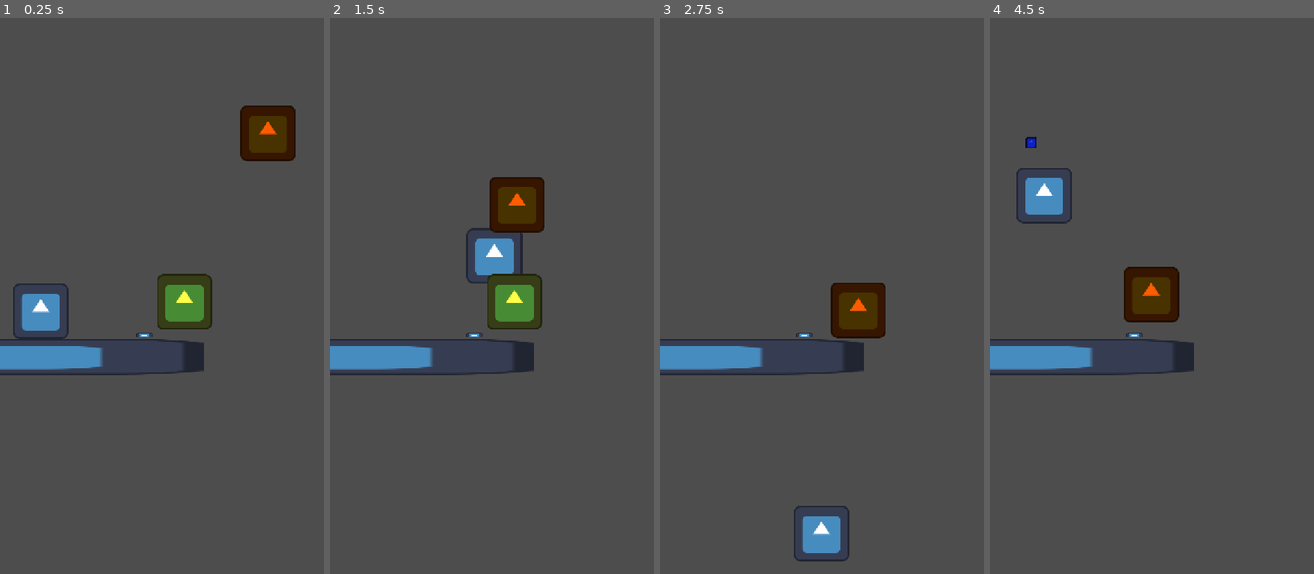
Above: before the commit, frames 1-4 (left to right).
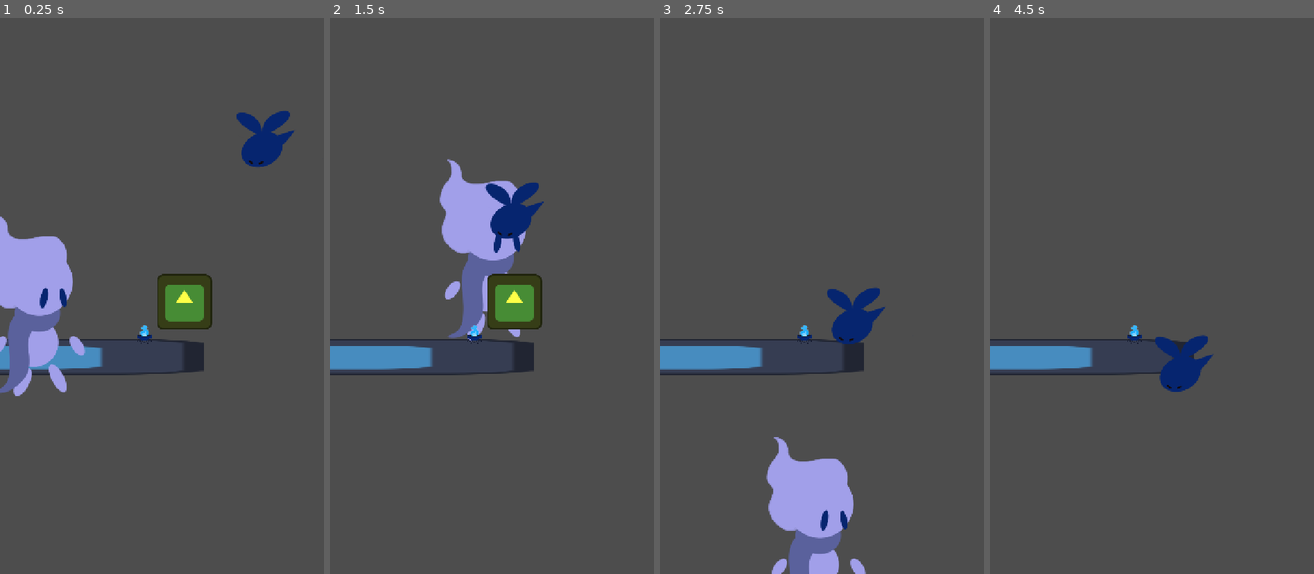
Above: after the commit, the same moments.

Repository: Ginaries/WISP
Game: Godot game, scene res://Scena/Cueva 1/cueva_1.tscn
Two runs of this game, one before a commit and one after it. Both use one fixed random seed, a clock stepped at 60 frames per second and the inputs below. The project has no main scene, so this scene is started directly. The engine's default icon, where the game draws it, is replaced by a stand-in: a white triangle on a blue panel in a dark square.
Inputs:
- Up to frame 1 (0.25 s): no input
- Up to frame 2 (1.5 s): hold Keypad 1 (1) 0.53-1.28 s; hold Right (ui_right) from 0.53 s (still down); tap Up (ui_up) at 0.77 s; tap Keypad 2 (2) at 0.8, 1.35 s
- Up to frame 3 (2.75 s): tap Up (ui_up) at 1.52 s; tap Keypad 1 (1) at 1.55 s; release Right (ui_right) at 2.03 s; hold Left (ui_left) from 2.03 s (still down); hold Keypad 1 (1) from 2.03 s (still down); tap Keypad 2 (2) at 2.3 s
- Up to frame 4 (4.5 s): release Left (ui_left) at 2.78 s; release Keypad 1 (1) at 2.78 s; hold Right (ui_right) 2.78-4.28 s; tap Keypad 2 (2) at 2.85 s; tap Up (ui_up) at 3.02, 3.77 s; tap Keypad 1 (1) at 3.05 s; hold Keypad 2 (2) 3.53-4.28 s; tap E (Interactuar) at 3.6 s; hold Left (ui_left) from 4.28 s (still down); tap Q (atacar) at 4.35 s

The runs differ from the first frame. In frame 1, 6.9% of the frame differs, in the area x 0-92%, y 15-68%; in frame 2, 5.6%; in frame 3, 6.5%; in frame 4, 3.9%.
Error after the commit: Invalid access to property or key 'scale' on a base object of type 'null instance'. (res://Script/Player/player.gd:79)

Commit message:
Primer intento de Assets

Diff:
--- /dev/null
+++ b/Scena/Enemigos/Pincho.tscn
@@ -0,0 +1,78 @@
+[gd_scene load_steps=14 format=3 uid="uid://kn7lu5j6d3d1"]
+
+[ext_resource type="Script" uid="uid://dmh0pc2maj3h2" path="res://Script/Enemigo/Avispa.gd" id="1_e1xni"]
+[ext_resource type="Texture2D" uid="uid://dtqxwfsabii3c" path="res://Assets - WISP/animación pincho-enemigo/fotograma0000.png" id="2_uh0ek"]
+[ext_resource type="Texture2D" uid="uid://bpcmo187e4a34" path="res://Assets - WISP/animación pincho-enemigo/fotograma0001.png" id="3_kjrck"]
+[ext_resource type="Texture2D" uid="uid://830egjsnnvxh" path="res://Assets - WISP/animación pincho-enemigo/fotograma0002.png" id="4_d3xt3"]
+[ext_resource type="Texture2D" uid="uid://roaf4batyym1" path="res://Assets - WISP/animación pincho-enemigo/fotograma0003.png" id="5_bua6f"]
+[ext_resource type="Texture2D" uid="uid://l8mqsb40kao7" path="res://Assets - WISP/animación pincho-enemigo/fotograma0004.png" id="6_e1xni"]
+[ext_resource type="Texture2D" uid="uid://dvp8wjma4c0bm" path="res://Assets - WISP/animación pincho-enemigo/fotograma0005.png" id="7_klipe"]
+[ext_resource type="Texture2D" uid="uid://dfdnmj17re45m" path="res://Assets - WISP/animación pincho-enemigo/fotograma0006.png" id="8_nfveq"]
+[ext_resource type="Texture2D" uid="uid://b8kbs8ooij3h2" path="res://Assets - WISP/animación pincho-enemigo/fotograma0007.png" id="9_tmx3a"]
+[ext_resource type="Texture2D" uid="uid://b1p2yoworsjqc" path="res://Assets - WISP/animación pincho-enemigo/fotograma0008.png" id="10_qrjl2"]
+
+[sub_resource type="CircleShape2D" id="CircleShape2D_6pwgp"]
+radius = 74.00676
+
+[sub_resource type="SpriteFrames" id="SpriteFrames_1r1y7"]
+animations = [{
+"frames": [{
+"duration": 1.0,
+"texture": ExtResource("2_uh0ek")
+}, {
+"duration": 1.0,
+"texture": ExtResource("3_kjrck")
+}, {
+"duration": 1.0,
+"texture": ExtResource("4_d3xt3")
+}, {
+"duration": 1.0,
+"texture": ExtResource("5_bua6f")
+}, {
+"duration": 1.0,
+"texture": ExtResource("6_e1xni")
+}, {
+"duration": 1.0,
+"texture": ExtResource("7_klipe")
+}, {
+"duration": 1.0,
+"texture": ExtResource("8_nfveq")
+}, {
+"duration": 1.0,
+"texture": ExtResource("9_tmx3a")
+}, {
+"duration": 1.0,
+"texture": ExtResource("10_qrjl2")
+}],
+"loop": true,
+"name": &"default",
+"speed": 5.0
+}]
+
+[sub_resource type="CircleShape2D" id="CircleShape2D_yukhv"]
+radius = 56.0357
+
+[node name="Avispa" type="CharacterBody2D" groups=["Enemigo"]]
+script = ExtResource("1_e1xni")
+velocidad_caminar = 50.0
+
+[node name="CollisionShape2D" type="CollisionShape2D" parent="."]
+shape = SubResource("CircleShape2D_6pwgp")
+disabled = true
+
+[node name="AnimatedSprite2D" type="AnimatedSprite2D" parent="."]
+position = Vector2(3, -6)
+sprite_frames = SubResource("SpriteFrames_1r1y7")
+
+[node name="Timer" type="Timer" parent="."]
+wait_time = 10.0
+autostart = true
+
+[node name="recibirproyectil" type="Area2D" parent="."]
+
+[node name="CollisionShape2D" type="CollisionShape2D" parent="recibirproyectil"]
+position = Vector2(-1, 1)
+shape = SubResource("CircleShape2D_yukhv")
+
+[connection signal="timeout" from="Timer" to="." method="_on_timer_timeout"]
+[connection signal="area_entered" from="recibirproyectil" to="." method="_on_recibirproyectil_area_entered"]
--- /dev/null
+++ b/Scena/Enemigos/Tanque.tscn
@@ -0,0 +1,94 @@
+[gd_scene load_steps=18 format=3 uid="uid://dkyo6kdmxj6j0"]
+
+[ext_resource type="Script" uid="uid://dmh0pc2maj3h2" path="res://Script/Enemigo/Avispa.gd" id="1_ghd4o"]
+[ext_resource type="Texture2D" uid="uid://ce6r0l44yb0dj" path="res://Assets - WISP/animación tanque-enemigo/fotograma0000.png" id="2_4lx21"]
+[ext_resource type="Texture2D" uid="uid://b4ob4qh67k3rl" path="res://Assets - WISP/animación tanque-enemigo/fotograma0001.png" id="3_rpjuq"]
+[ext_resource type="Texture2D" uid="uid://d1unv1pl7nknq" path="res://Assets - WISP/animación tanque-enemigo/fotograma0002.png" id="4_2y2qr"]
+[ext_resource type="Texture2D" uid="uid://da37gyw5hi1wc" path="res://Assets - WISP/animación tanque-enemigo/fotograma0003.png" id="5_iscjb"]
+[ext_resource type="Texture2D" uid="uid://cawjwbm3kwot6" path="res://Assets - WISP/animación tanque-enemigo/fotograma0004.png" id="6_rjtc5"]
+[ext_resource type="Texture2D" uid="uid://dcyk6jsmphxsp" path="res://Assets - WISP/animación tanque-enemigo/fotograma0005.png" id="7_ym6cg"]
+[ext_resource type="Texture2D" uid="uid://uwpsmeyps11m" path="res://Assets - WISP/animación tanque-enemigo/fotograma0006.png" id="8_2xay1"]
+[ext_resource type="Texture2D" uid="uid://uabqmkd3nh25" path="res://Assets - WISP/animación tanque-enemigo/fotograma0007.png" id="9_vfquq"]
+[ext_resource type="Texture2D" uid="uid://dwn3e30f7urtm" path="res://Assets - WISP/animación tanque-enemigo/fotograma0008.png" id="10_ijnjn"]
+[ext_resource type="Texture2D" uid="uid://bpsxpawqph2hc" path="res://Assets - WISP/animación tanque-enemigo/fotograma0009.png" id="11_fix7b"]
+[ext_resource type="Texture2D" uid="uid://cw1uj4kwxtxxb" path="res://Assets - WISP/animación tanque-enemigo/fotograma0010.png" id="12_s7ram"]
+[ext_resource type="Texture2D" uid="uid://skuuvtxrkobv" path="res://Assets - WISP/animación tanque-enemigo/fotograma0011.png" id="13_26815"]
+[ext_resource type="Texture2D" uid="uid://cevb0jl0et53s" path="res://Assets - WISP/animación tanque-enemigo/fotograma0012.png" id="14_pqy02"]
+
+[sub_resource type="CircleShape2D" id="CircleShape2D_6pwgp"]
+radius = 74.00676
+
+[sub_resource type="SpriteFrames" id="SpriteFrames_tofot"]
+animations = [{
+"frames": [{
+"duration": 1.0,
+"texture": ExtResource("2_4lx21")
+}, {
+"duration": 1.0,
+"texture": ExtResource("3_rpjuq")
+}, {
+"duration": 1.0,
+"texture": ExtResource("4_2y2qr")
+}, {
+"duration": 1.0,
+"texture": ExtResource("5_iscjb")
+}, {
+"duration": 1.0,
+"texture": ExtResource("6_rjtc5")
+}, {
+"duration": 1.0,
+"texture": ExtResource("7_ym6cg")
+}, {
+"duration": 1.0,
+"texture": ExtResource("8_2xay1")
+}, {
+"duration": 1.0,
+"texture": ExtResource("9_vfquq")
+}, {
+"duration": 1.0,
+"texture": ExtResource("10_ijnjn")
+}, {
+"duration": 1.0,
+"texture": ExtResource("11_fix7b")
+}, {
+"duration": 1.0,
+"texture": ExtResource("12_s7ram")
+}, {
+"duration": 1.0,
+"texture": ExtResource("13_26815")
+}, {
+"duration": 1.0,
+"texture": ExtResource("14_pqy02")
+}],
+"loop": true,
+"name": &"default",
+"speed": 5.0
+}]
+
+[sub_resource type="RectangleShape2D" id="RectangleShape2D_wsl4j"]
+size = Vector2(194, 204)
+
+[node name="Avispa" type="CharacterBody2D" groups=["Enemigo"]]
+script = ExtResource("1_ghd4o")
+velocidad_caminar = 50.0
+
+[node name="CollisionShape2D" type="CollisionShape2D" parent="."]
+shape = SubResource("CircleShape2D_6pwgp")
+disabled = true
+
+[node name="AnimatedSprite2D" type="AnimatedSprite2D" parent="."]
+position = Vector2(36, 0)
+sprite_frames = SubResource("SpriteFrames_tofot")
+
+[node name="Timer" type="Timer" parent="."]
+wait_time = 10.0
+autostart = true
+
+[node name="recibirproyectil" type="Area2D" parent="."]
+
+[node name="CollisionShape2D" type="CollisionShape2D" parent="recibirproyectil"]
+position = Vector2(11, -39)
+shape = SubResource("RectangleShape2D_wsl4j")
+
+[connection signal="timeout" from="Timer" to="." method="_on_timer_timeout"]
+[connection signal="area_entered" from="recibirproyectil" to="." method="_on_recibirproyectil_area_entered"]
--- a/Scena/Enemigos/avispa.tscn
+++ b/Scena/Enemigos/avispa.tscn
@@ -1,7 +1,7 @@
 [gd_scene load_steps=5 format=3 uid="uid://gobt7cps4w31"]
 
 [ext_resource type="Script" uid="uid://dmh0pc2maj3h2" path="res://Script/Enemigo/Avispa.gd" id="1_wsl4j"]
-[ext_resource type="Texture2D" uid="uid://dkw0p03h3igwk" path="res://icon.svg" id="2_w3mkx"]
+[ext_resource type="Texture2D" uid="uid://cmvfc2lkkc3rw" path="res://Assets - WISP/animación avispa-enemigo/fotograma0000.png" id="2_wsl4j"]
 
 [sub_resource type="CircleShape2D" id="CircleShape2D_6pwgp"]
 radius = 74.00676
@@ -17,9 +17,10 @@
 shape = SubResource("CircleShape2D_6pwgp")
 disabled = true
 
+[node name="AnimatedSprite2D" type="AnimatedSprite2D" parent="."]
+
 [node name="Sprite2D" type="Sprite2D" parent="."]
-self_modulate = Color(1, 0.36078432, 0, 1)
-texture = ExtResource("2_w3mkx")
+texture = ExtResource("2_wsl4j")
 
 [node name="Timer" type="Timer" parent="."]
 wait_time = 10.0
--- a/Scena/Hoguera/hoguera.tscn
+++ b/Scena/Hoguera/hoguera.tscn
@@ -1,26 +1,55 @@
-[gd_scene load_steps=4 format=3 uid="uid://biyhpci4na4t4"]
+[gd_scene load_steps=10 format=3 uid="uid://biyhpci4na4t4"]
 
 [ext_resource type="Script" uid="uid://r7vjhpubmktd" path="res://Script/Hogera/Hogera.gd" id="1_qql07"]
-[ext_resource type="Texture2D" uid="uid://dkw0p03h3igwk" path="res://icon.svg" id="2_yhqr8"]
+[ext_resource type="Texture2D" uid="uid://c01mlerf5t14h" path="res://Assets - WISP/animación brasero/brasero apagado.png" id="2_4fpnu"]
+[ext_resource type="Texture2D" uid="uid://d2wbhjugv8f6c" path="res://Assets - WISP/animación brasero/fotograma0001.png" id="3_1mwkd"]
+[ext_resource type="Texture2D" uid="uid://cqqqrj7qaiyhs" path="res://Assets - WISP/animación brasero/fotograma0002.png" id="4_d1hhy"]
+[ext_resource type="Texture2D" uid="uid://dxsx6u07tjar" path="res://Assets - WISP/animación brasero/fotograma0003.png" id="5_vibqq"]
+[ext_resource type="Texture2D" uid="uid://qie5kj1sdyyb" path="res://Assets - WISP/animación brasero/fotograma0004.png" id="6_bdnqn"]
+[ext_resource type="Texture2D" uid="uid://c6lc5tb8dvurr" path="res://Assets - WISP/animación brasero/fotograma0005.png" id="7_b8hr5"]
+
+[sub_resource type="SpriteFrames" id="SpriteFrames_yvu8p"]
+animations = [{
+"frames": [{
+"duration": 1.0,
+"texture": ExtResource("3_1mwkd")
+}, {
+"duration": 1.0,
+"texture": ExtResource("4_d1hhy")
+}, {
+"duration": 1.0,
+"texture": ExtResource("5_vibqq")
+}, {
+"duration": 1.0,
+"texture": ExtResource("6_bdnqn")
+}, {
+"duration": 1.0,
+"texture": ExtResource("7_b8hr5")
+}],
+"loop": true,
+"name": &"default",
+"speed": 5.0
+}]
 
 [sub_resource type="RectangleShape2D" id="RectangleShape2D_2xe0l"]
-size = Vector2(36, 20)
+size = Vector2(37, 33)
 
 [node name="Hoguera" type="Area2D" groups=["Hoguera"]]
 script = ExtResource("1_qql07")
 
-[node name="Fuego" type="Sprite2D" parent="."]
+[node name="Baseapagado" type="Sprite2D" parent="."]
 visible = false
 position = Vector2(0, -9)
 scale = Vector2(0.2734375, 0.1328125)
-texture = ExtResource("2_yhqr8")
+texture = ExtResource("2_4fpnu")
 
-[node name="Base" type="Sprite2D" parent="."]
-position = Vector2(-5.9604645e-07, 4.75)
-scale = Vector2(0.28125, 0.08203126)
-texture = ExtResource("2_yhqr8")
+[node name="AnimatedSprite2D" type="AnimatedSprite2D" parent="."]
+position = Vector2(0, 3)
+scale = Vector2(0.13225, 0.1)
+sprite_frames = SubResource("SpriteFrames_yvu8p")
 
 [node name="CollisionShape2D" type="CollisionShape2D" parent="."]
+position = Vector2(-0.5, 8.5)
 shape = SubResource("RectangleShape2D_2xe0l")
 
 [connection signal="body_entered" from="." to="." method="_on_body_entered"]
--- a/Scena/Player/player.tscn
+++ b/Scena/Player/player.tscn
@@ -1,13 +1,48 @@
-[gd_scene load_steps=12 format=3 uid="uid://dwhvxylru7526"]
+[gd_scene load_steps=19 format=3 uid="uid://dwhvxylru7526"]
 
 [ext_resource type="Script" uid="uid://dh6ideadnjmog" path="res://Script/Player/player.gd" id="1_3hf3a"]
-[ext_resource type="Texture2D" uid="uid://dkw0p03h3igwk" path="res://icon.svg" id="2_jgkq1"]
+[ext_resource type="Texture2D" uid="uid://cdcx300fj0oxp" path="res://Assets - WISP/animación caminar wisp/wisp animat0002.png" id="2_scdhq"]
+[ext_resource type="Texture2D" uid="uid://cenq855omi8ut" path="res://Assets - WISP/animación caminar wisp/wisp animat0003.png" id="3_c10fm"]
+[ext_resource type="Texture2D" uid="uid://c4mmhtsr7s4cj" path="res://Assets - WISP/animación caminar wisp/wisp animat0004.png" id="4_kkur1"]
+[ext_resource type="Texture2D" uid="uid://ckjy3cwhqu4rl" path="res://Assets - WISP/animación caminar wisp/wisp animat0005.png" id="5_n8hiv"]
+[ext_resource type="Texture2D" uid="uid://dta12e8xmuhww" path="res://Assets - WISP/animación caminar wisp/wisp animat0006.png" id="6_2bm2x"]
+[ext_resource type="Texture2D" uid="uid://bqyhkpb6r7tqb" path="res://Assets - WISP/animación caminar wisp/wisp animat0008.png" id="7_xvr67"]
+[ext_resource type="Texture2D" uid="uid://cy5xyx180t1ns" path="res://Assets - WISP/animación caminar wisp/wisp animat0007.png" id="8_bxgl8"]
 
 [sub_resource type="CircleShape2D" id="CircleShape2D_xg4qi"]
 radius = 64.49806
 
 [sub_resource type="CircleShape2D" id="CircleShape2D_476xl"]
 radius = 60.074955
+
+[sub_resource type="SpriteFrames" id="SpriteFrames_u0shn"]
+animations = [{
+"frames": [{
+"duration": 1.0,
+"texture": ExtResource("2_scdhq")
+}, {
+"duration": 1.0,
+"texture": ExtResource("3_c10fm")
+}, {
+"duration": 1.0,
+"texture": ExtResource("4_kkur1")
+}, {
+"duration": 1.0,
+"texture": ExtResource("5_n8hiv")
+}, {
+"duration": 1.0,
+"texture": ExtResource("6_2bm2x")
+}, {
+"duration": 1.0,
+"texture": ExtResource("7_xvr67")
+}, {
+"duration": 1.0,
+"texture": ExtResource("8_bxgl8")
+}],
+"loop": true,
+"name": &"default",
+"speed": 5.0
+}]
 
 [sub_resource type="Animation" id="Animation_jgkq1"]
 resource_name = "fall"
@@ -46,8 +81,10 @@
 [node name="CollisionShape2D" type="CollisionShape2D" parent="RecibirDaño"]
 shape = SubResource("CircleShape2D_476xl")
 
-[node name="Sprite2D" type="Sprite2D" parent="."]
-texture = ExtResource("2_jgkq1")
+[node name="AnimatedSprite2D" type="AnimatedSprite2D" parent="."]
+sprite_frames = SubResource("SpriteFrames_u0shn")
+frame = 1
+frame_progress = 0.36196595
 
 [node name="AnimationPlayer" type="AnimationPlayer" parent="."]
 libraries = {
Binary file added: Assets - WISP/WISP.png
Not shown, added: Assets - WISP/WISP.png.import
Binary file added: Assets - WISP/WISP_LOGO.png
Not shown, added: Assets - WISP/WISP_LOGO.png.import
Binary file added: Assets - WISP/animación avispa-enemigo/fotograma0000.png
Not shown, added: Assets - WISP/animación avispa-enemigo/fotograma0000.png.import
Binary file added: Assets - WISP/animación avispa-enemigo/fotograma0001.png
Not shown, added: Assets - WISP/animación avispa-enemigo/fotograma0001.png.import
Binary file added: Assets - WISP/animación avispa-enemigo/fotograma0002.png
Not shown, added: Assets - WISP/animación avispa-enemigo/fotograma0002.png.import
Binary file added: Assets - WISP/animación avispa-enemigo/fotograma0003.png
Not shown, added: Assets - WISP/animación avispa-enemigo/fotograma0003.png.import
(and 96 more such lines)
